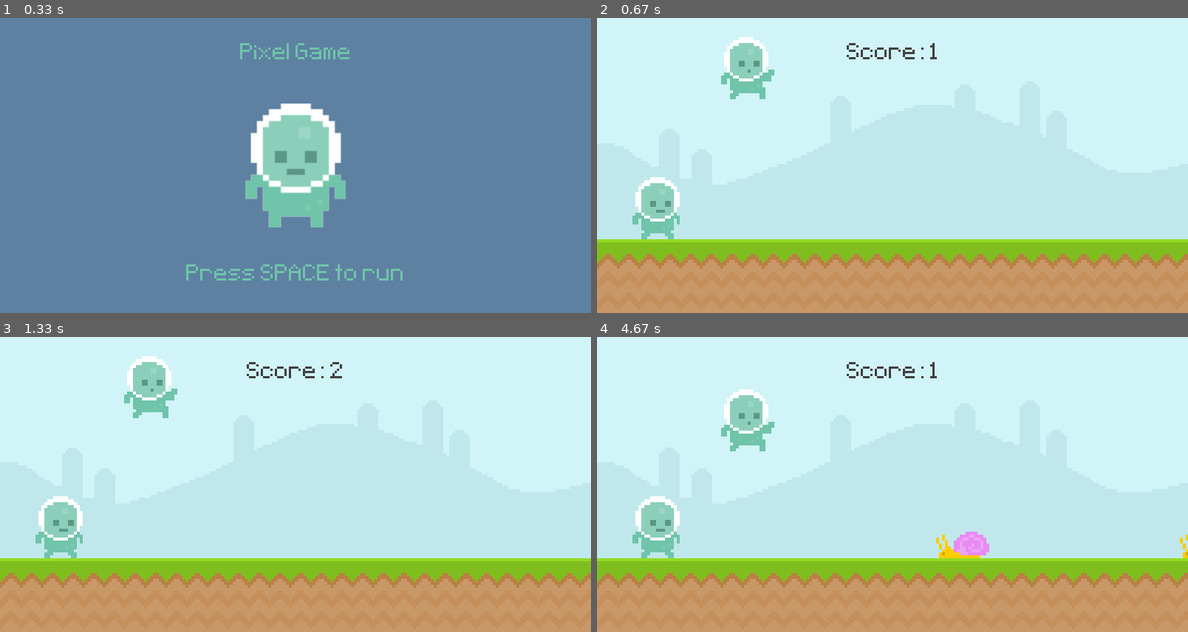
Above: before the commit, frames 1-4 (two rows, left to right).
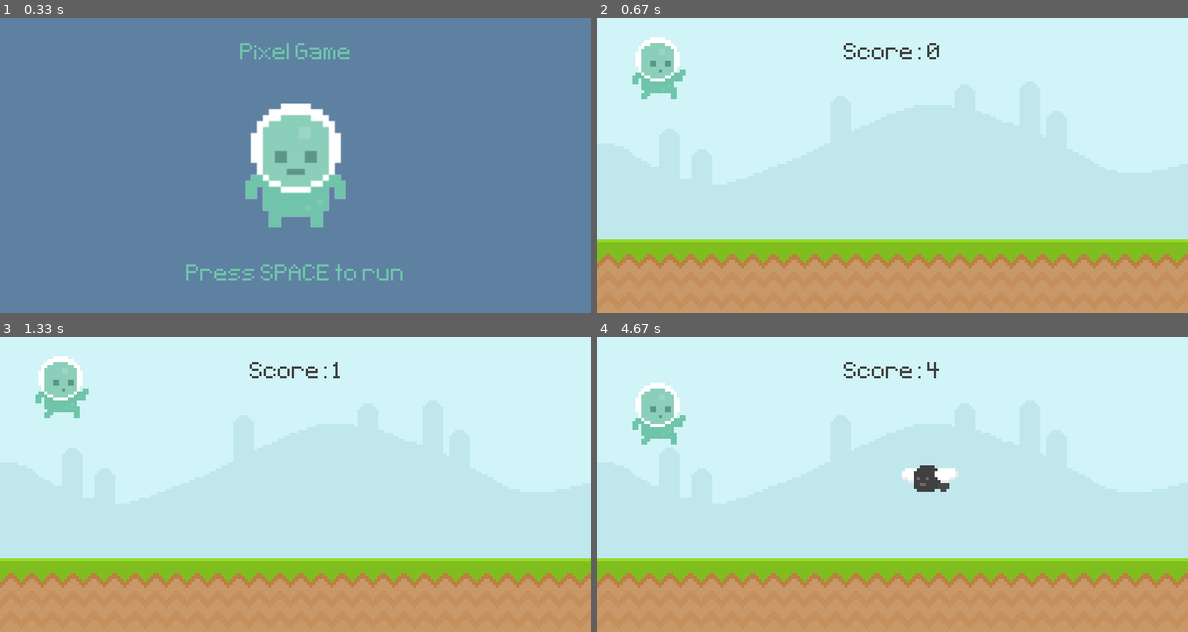
Above: after the commit, the same moments.

Repository: Adamwest023/Pygame-tutorial
Game: pygame game, started from pygame-tutorial.py
Two runs of this game, one before a commit and one after it. Both use one fixed random seed, a clock stepped at 60 frames per second and the inputs below.
Inputs:
- Up to frame 1 (0.33 s): no input
- Up to frame 2 (0.67 s): tap Space at 0.33 s
- Up to frame 3 (1.33 s): hold Space 0.67-1.13 s
- Up to frame 4 (4.67 s): tap Space at 2.17, 2.57, 2.87, 3.4, 3.7, 4.47 s

Frame 1 is identical in both runs. In frame 2, 4.1% of the frame differs, in the area x 6-58%, y 6-75%; in frame 3, 4.1%; in frame 4, 5.4%, in the area x 6-100%, y 8-75%.

Commit message:
finished classes

Diff:
--- a/pygame-tutorial.py
+++ b/pygame-tutorial.py
@@ -1,7 +1,7 @@
 from operator import truediv
 import pygame
 from sys import exit
-from random import randint
+from random import randint, choice
 
 class Player(pygame.sprite.Sprite):
     def __init__(self):
@@ -16,7 +16,7 @@
             'graphics/Player/jump.png').convert_alpha()
 
         self.image = self.player_walk[self.player_index]
-        self.rect = self.image.get_rect(midbottom = (200,300))
+        self.rect = self.image.get_rect(midbottom = (80,300))
         self.gravity = 0
 
     def player_input(self):
@@ -45,6 +45,7 @@
 class Obstacle(pygame.sprite.Sprite):
     def __init__(self,type):
         super().__init__()
+
         if type == "fly":
             fly_1 = pygame.image.load('graphics/Fly/Fly1.png').convert_alpha()
             fly_2 = pygame.image.load('graphics/Fly/Fly2.png').convert_alpha()
@@ -68,9 +69,15 @@
     def update(self):
         self.animation_state()
         self.rect.x -= 6
+        self.destroy()
+
+    def destroy(self):
+        if self.rect.x <= -100:
+            self.kill()
+
 
 def display_score():
-    current_time = int(pygame.time.get_ticks() / 500) - start_time
+    current_time = int(pygame.time.get_ticks() / 1000) - start_time
     score_surf = test_font.render(
         f'Score: {current_time}', False, (64, 64, 64))
     score_rect = score_surf.get_rect(center=(400, 50))
@@ -94,25 +101,6 @@
     else:
         screen.blit(score_message, score_message_rect)
 
-
-def obstacle_movement(obstacle_list):
-    if obstacle_list:
-        for obstacle_rect in obstacle_list:
-            obstacle_rect.x -= 5
-
-            if obstacle_rect.bottom == 300:
-                screen.blit(snail_surf, obstacle_rect)
-            else:
-                screen.blit(fly_surf, obstacle_rect)
-
-        obstacle_list = [
-            obstacle for obstacle in obstacle_list if obstacle.x > -100]
-
-        return obstacle_list
-    else:
-        return []
-
-
 def collisions(player, obstacles):
     if obstacles:
         for obstacle_rect in obstacles:
@@ -120,18 +108,12 @@
                 return False
     return True
 
-def player_animation():
-    global player_surf, player_index
-    # play walking animation if the player is on the floor
-    # play jump animation if the player is not on the floor
-    if player_rect.bottom < 300:
-        #jump
-        player_surf = player_jump
-    else:
-        #walk
-        player_index += 0.1
-        if player_index >= len(player_walk): player_index = 0
-        player_surf = player_walk[int(player_index)]
+def collision_sprite():
+    if pygame.sprite.spritecollide(player.sprite,obstacle_group,False):
+        obstacle_group.empty()
+        return False
+    else: return True
+
 
 pygame.init()
 screen = pygame.display.set_mode((800, 400))
@@ -146,6 +128,7 @@
 # Groups
 player = pygame.sprite.GroupSingle()
 player.add(Player())
+
 obstacle_group = pygame.sprite.Group()
 
 
@@ -153,35 +136,8 @@
 sky_surf = pygame.image.load('graphics/Sky.png').convert()
 ground_surf = pygame.image.load('graphics/ground.png').convert()
 
-# Snail obstacle
-snail_frame_1 = pygame.image.load('graphics/snail/snail1.png').convert_alpha()
-snail_frame_2 = pygame.image.load('graphics/snail/snail2.png').convert_alpha()
-snail_frames = [snail_frame_1,snail_frame_2]
-snail_frame_index = 0
-snail_surf = snail_frames[snail_frame_index]
-# Fly obstacle
-fly_frame_1 = pygame.image.load('graphics/Fly/Fly1.png').convert_alpha()
-fly_frame_2 = pygame.image.load('graphics/Fly/Fly2.png').convert_alpha()
-fly_frames = [fly_frame_1,fly_frame_2]
-fly_frame_index = 0
-fly_surf  = fly_frames[fly_frame_index]
-
 # Obstacles
 obstacle_rect_list = []
-
-# player
-player_walk_1 = pygame.image.load(
-    'graphics/Player/player_walk_1.png').convert_alpha()
-player_walk_2 = pygame.image.load(
-    'graphics/Player/player_walk_2.png').convert_alpha()
-player_walk = [player_walk_1, player_walk_2]
-player_index = 0
-player_jump = pygame.image.load(
-    'graphics/Player/jump.png').convert_alpha()
-
-player_surf = player_walk[player_index]
-player_rect = player_surf.get_rect(midbottom=(80, 300))
-player_gravity = 0
 
 # intro screen
 player_stand = pygame.image.load(
@@ -207,64 +163,28 @@
             exit()
 
         if game_active:
-            if event.type == pygame.MOUSEBUTTONDOWN:
-                if player_rect.collidepoint(event.pos) and player_rect.bottom >= 300:
-                    player_gravity = -20
-            if event.type == pygame.KEYDOWN:
-                if event.key == pygame.K_SPACE and player_rect.bottom >= 300:
-                    player_gravity = -20
             if event.type == obstacle_timer:
-                obstacle_group.add(Obstacle('fly)'))
-                if randint(0, 2):
-                    obstacle_rect_list.append(snail_surf.get_rect(
-                        bottomright=(randint(900, 1100), 300)))
-                else:
-                    obstacle_rect_list.append(fly_surf.get_rect(
-                        bottomright=(randint(900, 1100), 210)))
-            if event.type == snail_animation_timer:
-                if snail_frame_index == 0: snail_frame_index = 1
-                else: snail_frame_index = 0
-                snail_surf = snail_frames[snail_frame_index]
-            if event.type == fly_animation_timer:
-                if fly_frame_index == 0: fly_frame_index = 1
-                else: fly_frame_index = 0
-                fly_surf = fly_frames[fly_frame_index]
-
+                obstacle_group.add(Obstacle(choice(['fly','snail','snail','snail'])))
         else:
             if event.type == pygame.KEYDOWN and event.key == pygame.K_SPACE:
                 game_active = True
-                start_time = int(pygame.time.get_ticks()/500)
+                start_time = int(pygame.time.get_ticks()/1000)
 
     if game_active:
         # draw all out elements
         screen.blit(sky_surf, (0, 0))
         screen.blit(ground_surf, (0, 300))
         score = display_score()
-        # Player
-        player_gravity += 1
-        player_rect.y += player_gravity
-        if player_rect.bottom >= 300:
-            player_rect.bottom = 300
-        player_animation()
-        screen.blit(player_surf, player_rect)
         player.draw(screen)
         player.update()
         obstacle_group.draw(screen)
         obstacle_group.update()
-
-
-        # obstacle movement
-        obstacle_rect_list = obstacle_movement(obstacle_rect_list)
-
-        # collision
-        game_active = collisions(player_rect, obstacle_rect_list)
+        #collision
+        game_active = collision_sprite()
 
     else:
         screen.fill((94, 129, 162))
         screen.blit(player_stand, player_stand_rect)
-        obstacle_rect_list.clear()
-        player_rect.midbottom = (80, 300)
-        player_gravity = 0
         intro_screen()
 
     pygame.display.update()
